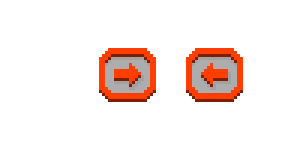
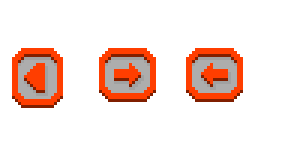
Layer changes from the first 300 × 150 image to the second:
painted on "Calque #1" over left=12, top=48, right=63, bottom=108
showed "Calque", painted on it over left=12, top=48, right=63, bottom=108
showed "Arrière-plan", painted on it over left=12, top=48, right=63, bottom=108
